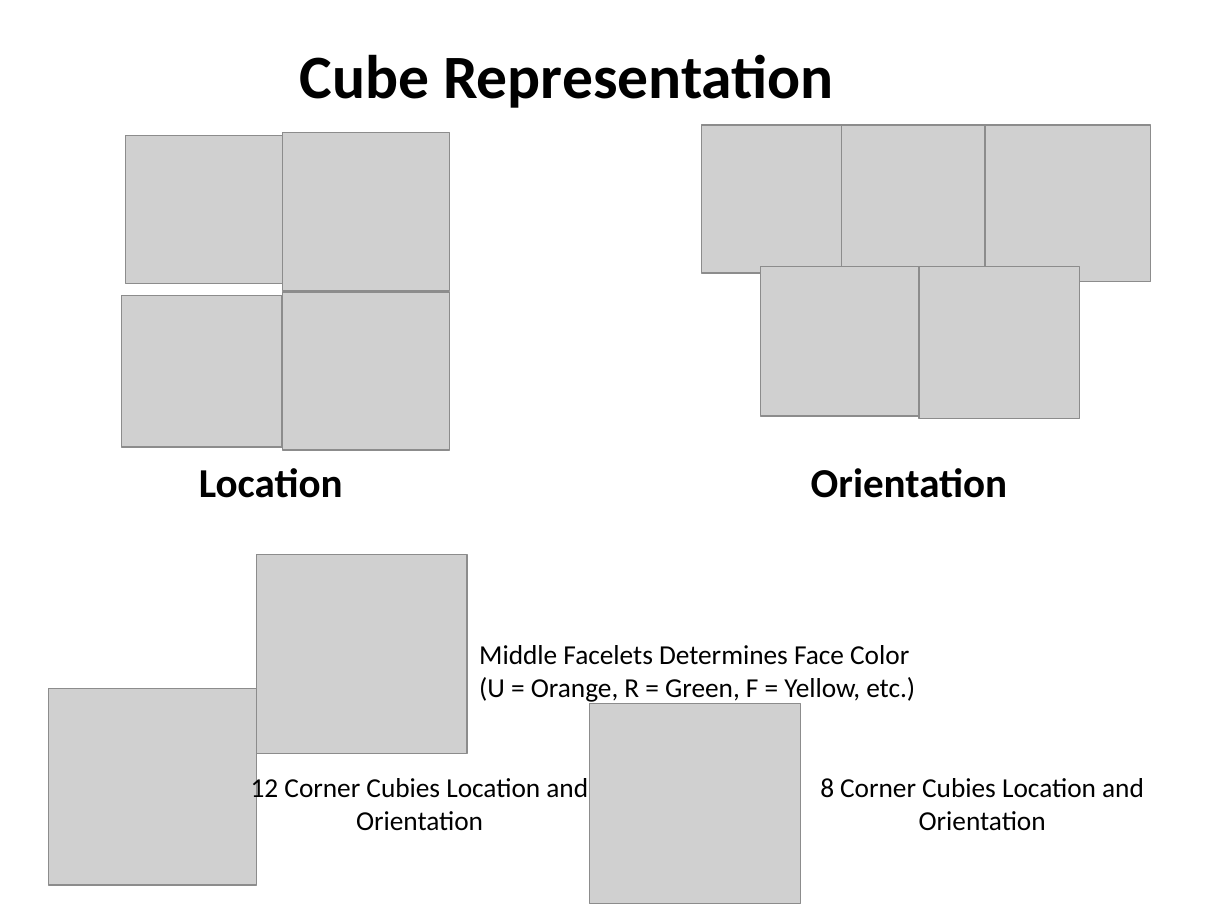
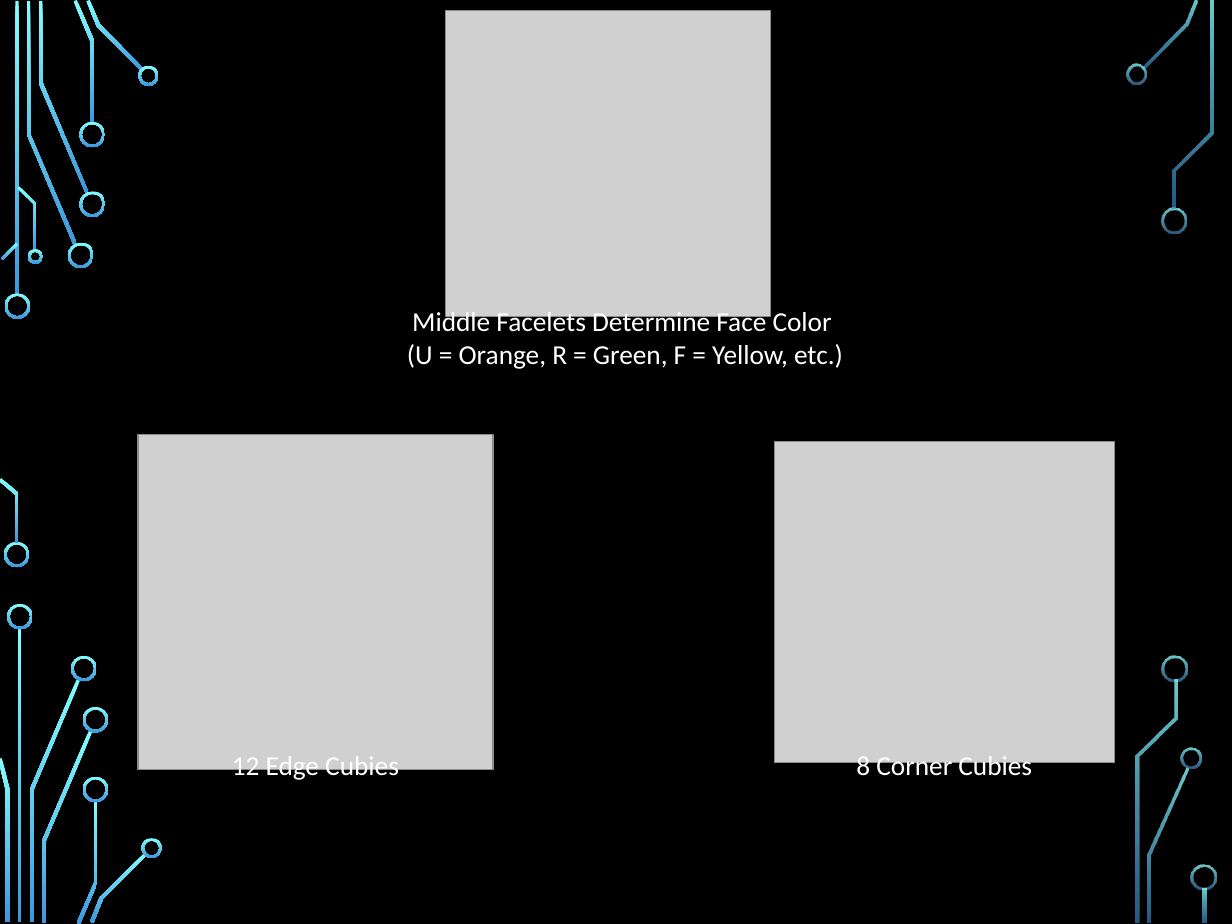
Before and after one commit to jon-whit/herbert, a slide deck: slide 5 of Documents/Presentations/HerbertPresentation.pptx (slide 9 before the commit). Drawn at 1232x924 pixels with LibreOffice and Linux fonts; fonts in the diff are those of the drawing; grey boxes stand for pictures; background and template pictures are left out. Boxes give left, top, right and bottom in pixels: in the first picture for what was removed or moved away, otherwise in the second. Text is boxed around its words. In the diff, an @@ line names an element or a change of style, - is before the commit and + after.

Commit message:
Added Background, Introduction, OpenCV, and Kcube sections. Changed slide style.

```diff
--- a/Documents/Presentations/HerbertPresentation.pptx
+++ b/Documents/Presentations/HerbertPresentation.pptx
@@ background #FFFFFF to picture (left out) @@
@@ picture: place and size @@
-picture at (256,554,467,753)
+picture at (446,10,770,317)
@@ text removed at (300,54,834,108) @@
-Cube Representation
@@ picture removed at (126,136,282,283) @@
@@ picture removed at (282,133,450,291) @@
@@ picture removed at (702,124,859,272) @@
@@ picture removed at (841,124,1004,278) @@
@@ picture removed at (984,124,1151,281) @@
@@ picture removed at (760,266,918,415) @@
@@ picture removed at (919,266,1079,418) @@
@@ picture removed at (122,296,282,447) @@
@@ picture removed at (282,292,450,450) @@
@@ text "Middle Facelets Determine Face Color": place and size @@
-text "Middle Facelets Determine Face Color" at (479,645,915,702)
+text "Middle Facelets Determine Face Color" at (407,309,843,369)
@@ text at (412,309,832,338): text changed; text colour #000000 to #FFFFFF @@
-Middle Facelets Determines Face Color
+Middle Facelets Determine Face Color
@@ text at (407,344,843,369): text colour #000000 to #FFFFFF in "(U = Orange, R = Green, F ..."; alignment left to centre @@
@@ picture: place and size @@
-picture at (48,689,256,886)
+picture at (138,435,493,770)
@@ picture: place and size @@
-picture at (589,703,801,903)
+picture at (775,442,1115,764)
@@ text removed at (199,468,343,498) @@
-Location
@@ text removed at (811,468,1008,498) @@
-Orientation
@@ text at (232,756,399,782): text changed; text colour #000000 to #FFFFFF @@
-12 Corner Cubies Location and Orientation
+12 Edge Cubies
@@ text at (856,753,1032,782): text changed; text colour #000000 to #FFFFFF @@
-8 Corner Cubies Location and Orientation
+8 Corner Cubies
@@ group added at (0,0,1216,924): 33 freeform shapes, 3 rectangles @@
```
Also in this commit, not shown: 11 other slides changed, 4 slides added, 3 slides removed.
